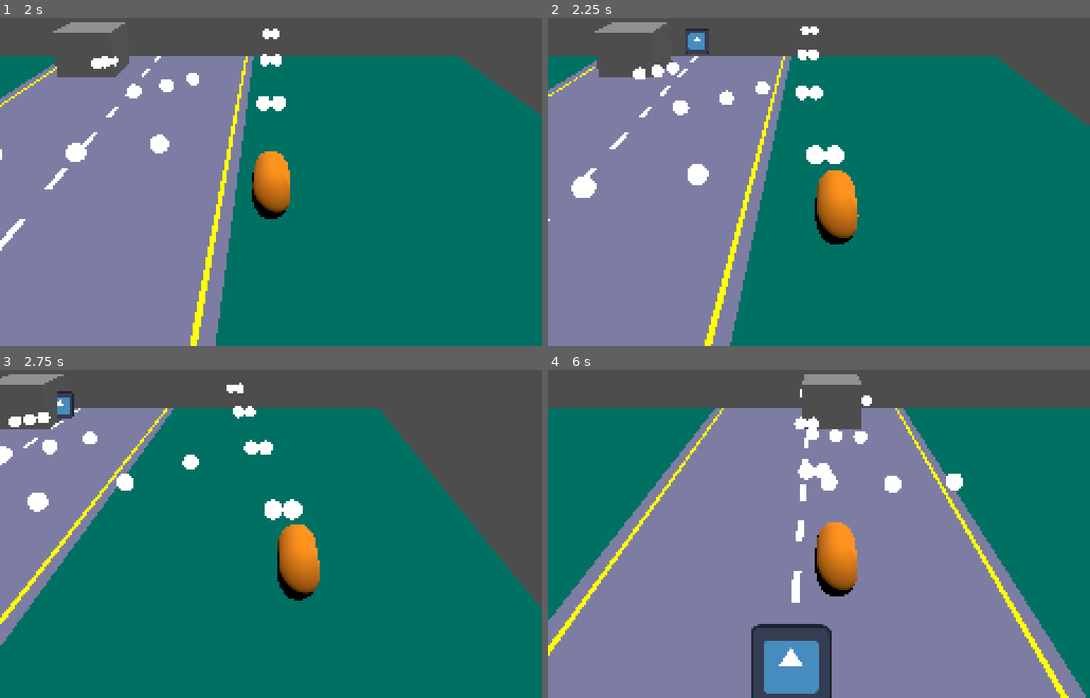
Above: before the commit, frames 1-4 (two rows, left to right).
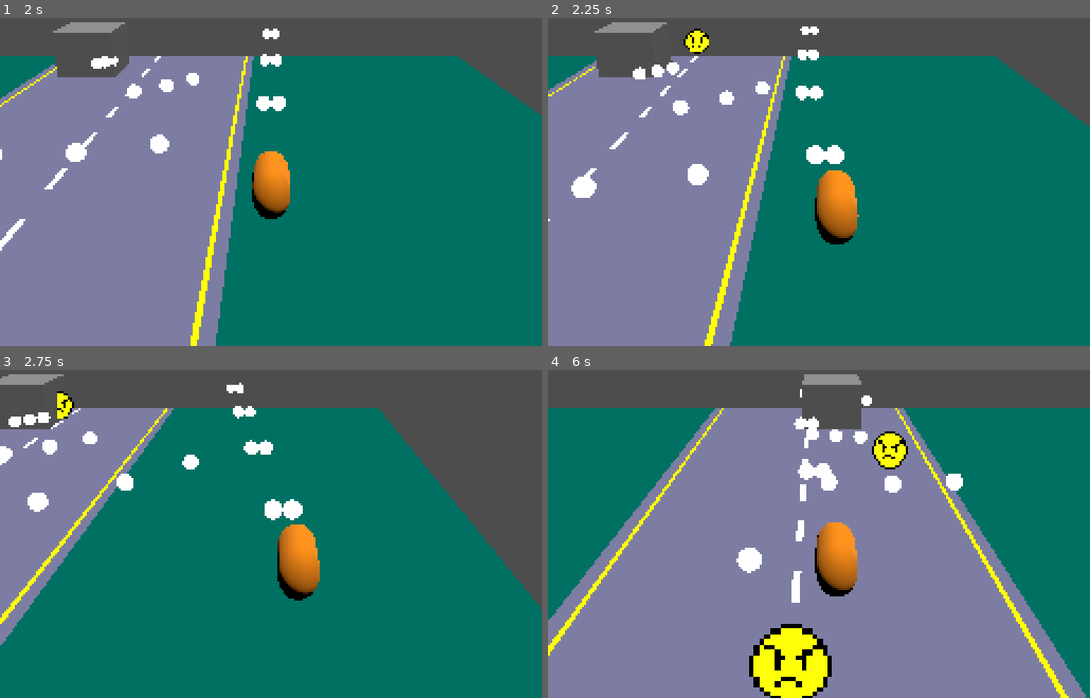
Above: after the commit, the same moments.

Repository: many-hats-team/lospecjam2
Game: Godot game, scene res://main.tscn
Same seed, same stepped clock (60 frames per second), same inputs: the game is played once before the commit and once after it. The engine's default icon, where the game draws it, is replaced by a stand-in: a white triangle on a blue panel in a dark square.
Inputs:
- Up to frame 1 (2 s): hold D (player_right) 0.53-1.28 s; hold S (player_down) from 1.28 s (still down)
- Up to frame 2 (2.25 s): release S (player_down) at 2.03 s; hold D (player_right) from 2.03 s (still down)
- Up to frame 3 (2.75 s): keep holding D (player_right)
- Up to frame 4 (6 s): release D (player_right) at 2.78 s; hold W (player_up) 2.78-3.53 s; hold A (player_left) 3.53-5.03 s; hold S (player_down) 5.03-5.78 s; hold D (player_right) from 5.78 s (still down)

Frame 1 is identical in both runs. In frame 2, 0.3% of the frame differs, in the area x 25-30%, y 3-11%; in frame 3, 0.2%; in frame 4, 4.2%, in the area x 34-67%, y 18-100%.

Commit message:
Add sprite hit flash

Diff:
--- a/project/scenes/enemy.tscn
+++ b/project/scenes/enemy.tscn
@@ -1,8 +1,10 @@
-[gd_scene load_steps=6 format=3 uid="uid://bu3dgfpefsqbi"]
+[gd_scene load_steps=9 format=3 uid="uid://bu3dgfpefsqbi"]
 
 [ext_resource type="Script" path="res://scripts/enemy.gd" id="1_77ic1"]
 [ext_resource type="PackedScene" uid="uid://cpkh5vm3hiyxb" path="res://scenes/components/bullet_spawner.tscn" id="2_pr2of"]
-[ext_resource type="Texture2D" uid="uid://dl6mrjpb0bl36" path="res://icon.svg" id="3_qjqhd"]
+[ext_resource type="PackedScene" uid="uid://gcso6pn2lfot" path="res://scenes/sprite.tscn" id="3_agvp1"]
+[ext_resource type="Shader" path="res://shaders/sprite_shader.gdshader" id="4_dc720"]
+[ext_resource type="Texture2D" uid="uid://cheieh1gokv2j" path="res://assets/enemy.png" id="5_thtv5"]
 
 [sub_resource type="BoxMesh" id="BoxMesh_dgtcb"]
 size = Vector3(0.5, 0.5, 0.5)
@@ -10,8 +12,28 @@
 [sub_resource type="BoxShape3D" id="BoxShape3D_6jsf0"]
 size = Vector3(0.5, 0.5, 0.5)
 
+[sub_resource type="ShaderMaterial" id="ShaderMaterial_q1rys"]
+resource_local_to_scene = true
+render_priority = 0
+shader = ExtResource("4_dc720")
+shader_parameter/albedo = Color(1, 1, 1, 1)
+shader_parameter/alpha_scissor_threshold = 0.5
+shader_parameter/point_size = 1.0
+shader_parameter/roughness = 1.0
+shader_parameter/metallic_texture_channel = null
+shader_parameter/specular = 0.5
+shader_parameter/metallic = 0.0
+shader_parameter/uv1_scale = Vector3(1, 1, 1)
+shader_parameter/uv1_offset = Vector3(0, 0, 0)
+shader_parameter/uv2_scale = Vector3(1, 1, 1)
+shader_parameter/uv2_offset = Vector3(0, 0, 0)
+shader_parameter/flash = false
+shader_parameter/flash_color = Vector3(1, 1, 1)
+shader_parameter/texture_albedo = ExtResource("5_thtv5")
+
 [node name="Enemy" type="CharacterBody3D"]
 collision_layer = 4
+collision_mask = 0
 script = ExtResource("1_77ic1")
 
 [node name="MeshInstance3D" type="MeshInstance3D" parent="."]
@@ -26,8 +48,6 @@
 bullet_type = 1
 speed = 5.0
 
-[node name="Sprite3D" type="Sprite3D" parent="."]
-transform = Transform3D(0.38, 0, 0, 0, 0.38, 0, 0, 0, 0.38, 0, 0, 0)
-billboard = 1
-texture_filter = 0
-texture = ExtResource("3_qjqhd")
+[node name="Sprite" parent="." instance=ExtResource("3_agvp1")]
+unique_name_in_owner = true
+material_override = SubResource("ShaderMaterial_q1rys")
--- /dev/null
+++ b/project/scenes/sprite.tscn
@@ -0,0 +1,34 @@
+[gd_scene load_steps=6 format=3 uid="uid://gcso6pn2lfot"]
+
+[ext_resource type="Texture2D" uid="uid://cheieh1gokv2j" path="res://assets/enemy.png" id="1_3ybmj"]
+[ext_resource type="Shader" path="res://shaders/sprite_shader.gdshader" id="1_lwaed"]
+[ext_resource type="Script" path="res://scripts/sprite.gd" id="2_gc178"]
+
+[sub_resource type="ShaderMaterial" id="ShaderMaterial_cj5qo"]
+resource_local_to_scene = true
+render_priority = 0
+shader = ExtResource("1_lwaed")
+shader_parameter/albedo = Color(1, 1, 1, 1)
+shader_parameter/alpha_scissor_threshold = 0.5
+shader_parameter/point_size = 1.0
+shader_parameter/roughness = 1.0
+shader_parameter/metallic_texture_channel = null
+shader_parameter/specular = 0.5
+shader_parameter/metallic = 0.0
+shader_parameter/uv1_scale = Vector3(1, 1, 1)
+shader_parameter/uv1_offset = Vector3(0, 0, 0)
+shader_parameter/uv2_scale = Vector3(1, 1, 1)
+shader_parameter/uv2_offset = Vector3(0, 0, 0)
+shader_parameter/flash = false
+shader_parameter/flash_color = Vector3(1, 1, 1)
+shader_parameter/texture_albedo = ExtResource("1_3ybmj")
+
+[sub_resource type="PlaceholderTexture2D" id="PlaceholderTexture2D_72pb3"]
+size = Vector2(50, 50)
+
+[node name="Sprite" type="Sprite3D"]
+material_override = SubResource("ShaderMaterial_cj5qo")
+billboard = 1
+texture_filter = 0
+texture = SubResource("PlaceholderTexture2D_72pb3")
+script = ExtResource("2_gc178")
--- a/project/scripts/enemy.gd
+++ b/project/scripts/enemy.gd
@@ -3,7 +3,14 @@
 const BulletScene := preload("res://scenes/bullet.tscn")
 
 
+var health := 11
+
+
+@onready var sprite: MySprite = %Sprite
+
+
 func _ready() -> void:
+	assert(sprite)
 	HitBox.new(self, _on_hit)
 
 
@@ -17,4 +24,9 @@
 
 
 func _on_hit() -> void:
-	queue_free()
+	health -= 1
+	if health <= 0:
+		queue_free()
+		return
+
+	sprite.hit_flash()
--- a/project/scripts/game_manager.gd
+++ b/project/scripts/game_manager.gd
@@ -2,3 +2,7 @@
 
 var world: Node3D
 var player: Player
+
+func wait_phys_frames(n: int) -> void:
+	for _i in range(n):
+		await get_tree().physics_frame
--- /dev/null
+++ b/project/scripts/sprite.gd
@@ -0,0 +1,16 @@
+class_name MySprite
+extends Sprite3D
+
+const FLASH_DURATION_FRAMES := 2
+
+var _is_flashing := false
+
+func hit_flash() -> void:
+	if not _is_flashing:
+		_is_flashing = true
+		var shader_material : ShaderMaterial = material_override
+		shader_material.set_shader_parameter("flash", true)
+		await mgmt.wait_phys_frames(FLASH_DURATION_FRAMES)
+		shader_material.set_shader_parameter("flash", false)
+		await mgmt.wait_phys_frames(FLASH_DURATION_FRAMES)
+		_is_flashing = false
--- /dev/null
+++ b/project/shaders/sprite_shader.gdshader
@@ -0,0 +1,51 @@
+// NOTE: Shader automatically converted from Godot Engine 4.2.2.stable's StandardMaterial3D.
+
+shader_type spatial;
+render_mode blend_mix,depth_draw_opaque,cull_back,diffuse_burley,specular_schlick_ggx,unshaded;
+uniform vec4 albedo : source_color;
+uniform sampler2D texture_albedo : source_color,filter_nearest,repeat_enable;
+uniform float alpha_scissor_threshold;
+uniform float point_size : hint_range(0,128);
+uniform float roughness : hint_range(0,1);
+uniform sampler2D texture_metallic : hint_default_white,filter_nearest,repeat_enable;
+uniform vec4 metallic_texture_channel;
+uniform sampler2D texture_roughness : hint_roughness_r,filter_nearest,repeat_enable;
+uniform float specular;
+uniform float metallic;
+uniform vec3 uv1_scale;
+uniform vec3 uv1_offset;
+uniform vec3 uv2_scale;
+uniform vec3 uv2_offset;
+
+uniform bool flash = false;
+uniform vec3 flash_color = vec3(1.0);
+
+
+void vertex() {
+	UV=UV*uv1_scale.xy+uv1_offset.xy;
+	MODELVIEW_MATRIX = VIEW_MATRIX * mat4(INV_VIEW_MATRIX[0], INV_VIEW_MATRIX[1], INV_VIEW_MATRIX[2], MODEL_MATRIX[3]);
+	MODELVIEW_NORMAL_MATRIX = mat3(MODELVIEW_MATRIX);
+}
+
+
+
+
+
+
+void fragment() {
+	vec2 base_uv = UV;
+	vec4 albedo_tex = texture(texture_albedo,base_uv);
+	if (flash) {
+		ALBEDO = flash_color;
+	} else {
+		ALBEDO = albedo.rgb * albedo_tex.rgb;
+	}
+	float metallic_tex = dot(texture(texture_metallic,base_uv),metallic_texture_channel);
+	METALLIC = metallic_tex * metallic;
+	vec4 roughness_texture_channel = vec4(1.0,0.0,0.0,0.0);
+	float roughness_tex = dot(texture(texture_roughness,base_uv),roughness_texture_channel);
+	ROUGHNESS = roughness_tex * roughness;
+	SPECULAR = specular;
+	ALPHA *= albedo.a * albedo_tex.a;
+	ALPHA_SCISSOR_THRESHOLD = alpha_scissor_threshold;
+}
--- /dev/null
+++ b/project/shaders/templates/sprite_template.tres
@@ -0,0 +1,12 @@
+[gd_resource type="StandardMaterial3D" load_steps=2 format=3 uid="uid://deuib3132cqjv"]
+
+[ext_resource type="Texture2D" uid="uid://cheieh1gokv2j" path="res://assets/enemy.png" id="1_lw7xm"]
+
+[resource]
+transparency = 2
+alpha_scissor_threshold = 0.5
+alpha_antialiasing_mode = 0
+shading_mode = 0
+albedo_texture = ExtResource("1_lw7xm")
+texture_filter = 0
+billboard_mode = 1
Binary file added: project/assets/enemy.aseprite
Binary file added: project/assets/enemy.png
Not shown, added: project/assets/enemy.png.import
